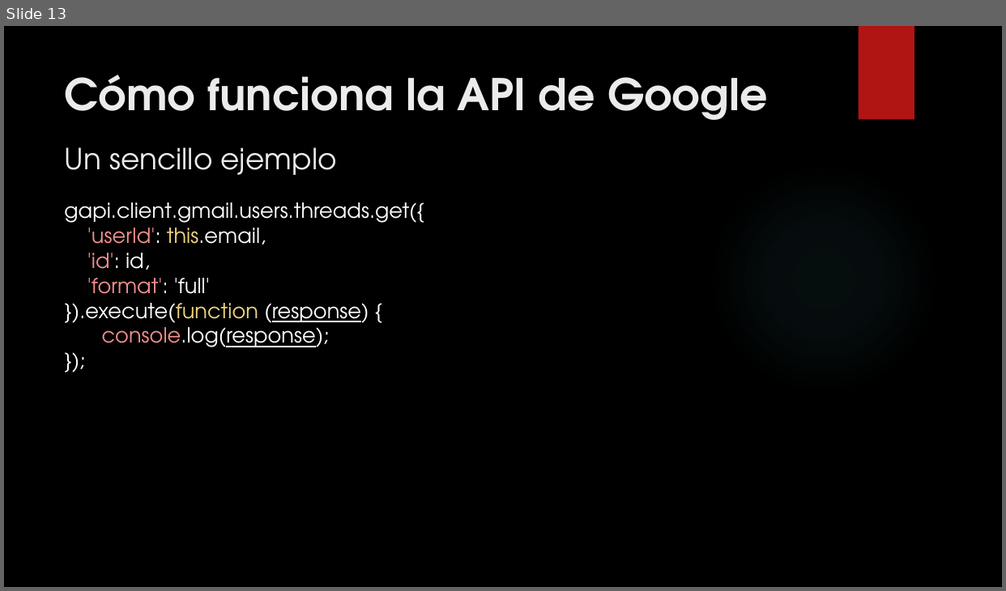
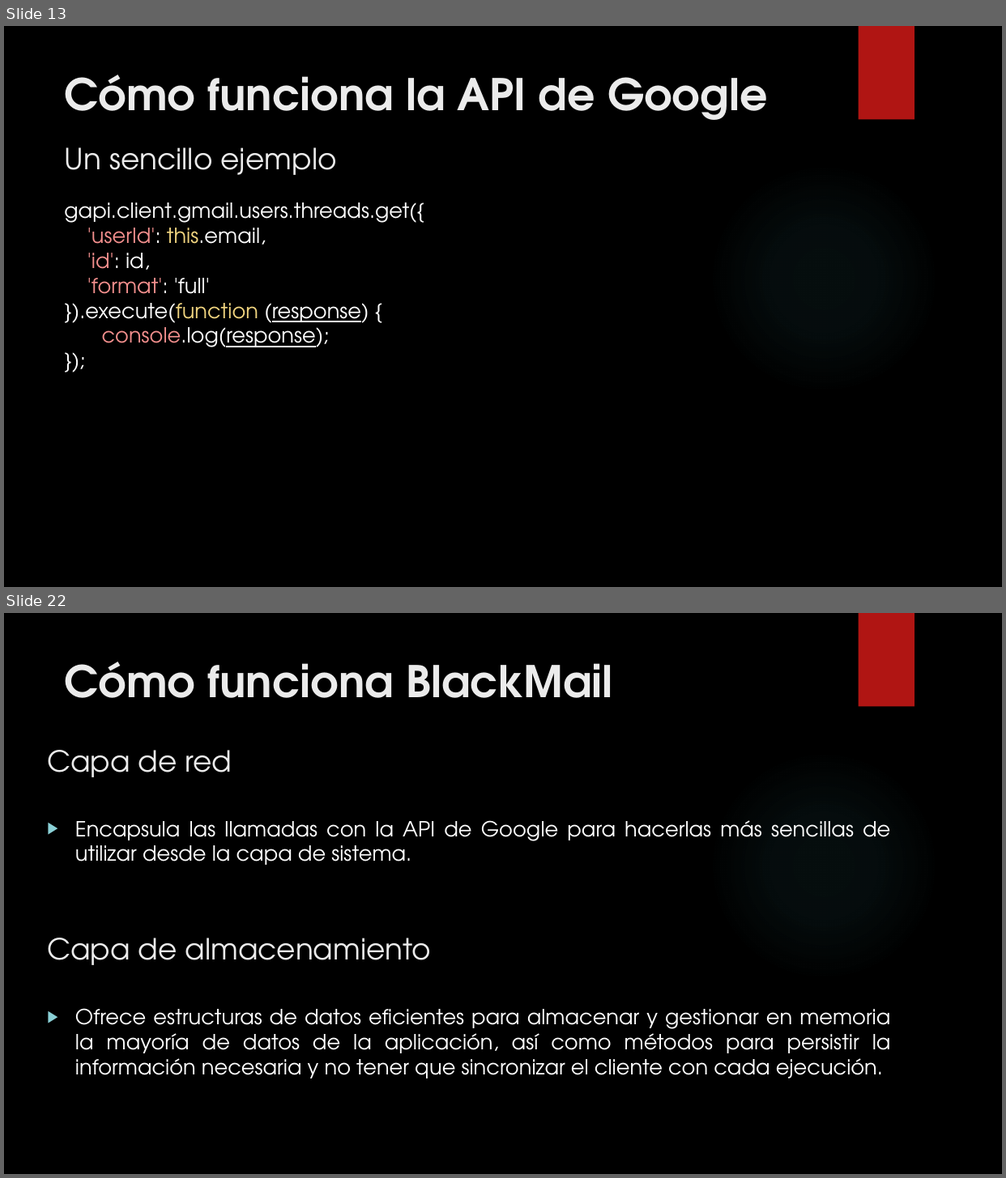
Before and after one commit to Brugarolas/BlackMail, a slide deck: BlackMail.pptx. Shown one above the other, each under a label of ours: slide 13 before the commit, slides 13 and 22 after it; the slides between them are not shown. The pictures are 1006x591 and 1006x1178 pixels, drawn with LibreOffice and Linux fonts; fonts in the diff are those of the drawing; background and template pictures are left out. Boxes give left, top, right and bottom in pixels: in the first picture for what was removed or moved away, otherwise in the second. Text is boxed around its words. In the diff, an @@ line names an element or a change of style, - is before the commit and + after.

```diff
--- a/BlackMail.pptx
+++ b/BlackMail.pptx
@@ slide 22 added at [4,613,1002,1174], background picture (left out); not listed: 2 template elements that a slide beside it also shows @@
@@ title added at [65,662,613,698], 42 pt, text #EBEBEB, bold @@
+Cómo funciona BlackMail
@@ text added at [47,750,232,777], 28 pt, text #EBEBEB @@
+Capa de red
@@ text added at [75,820,890,865], 20 pt, text #FFFFFF @@
+▶ Encapsula las llamadas con la API de Google para hacerlas más sencillas de utilizar desde la capa de sistema.
@@ text added at [47,938,432,965], 28 pt, text #EBEBEB @@
+Capa de almacenamiento
@@ text added at [75,1008,891,1079], 20 pt, text #FFFFFF @@
+▶ Ofrece estructuras de datos eficientes para almacenar y gestionar en memoria la mayoría de datos de la aplicación, así como métodos para persistir la información necesaria y no tener que sincronizar el cliente con cada ejecución.
```
Also in this commit, not shown: 9 other slides added, 2 other files.
